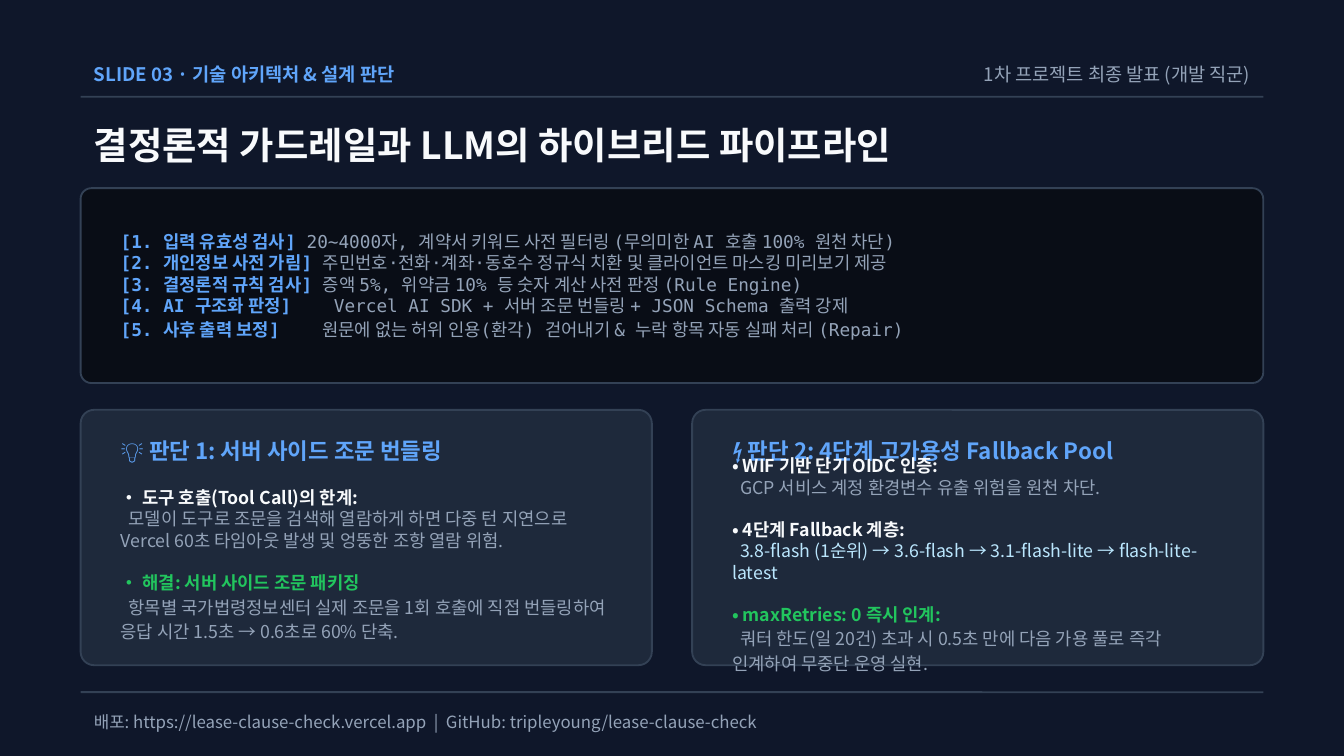
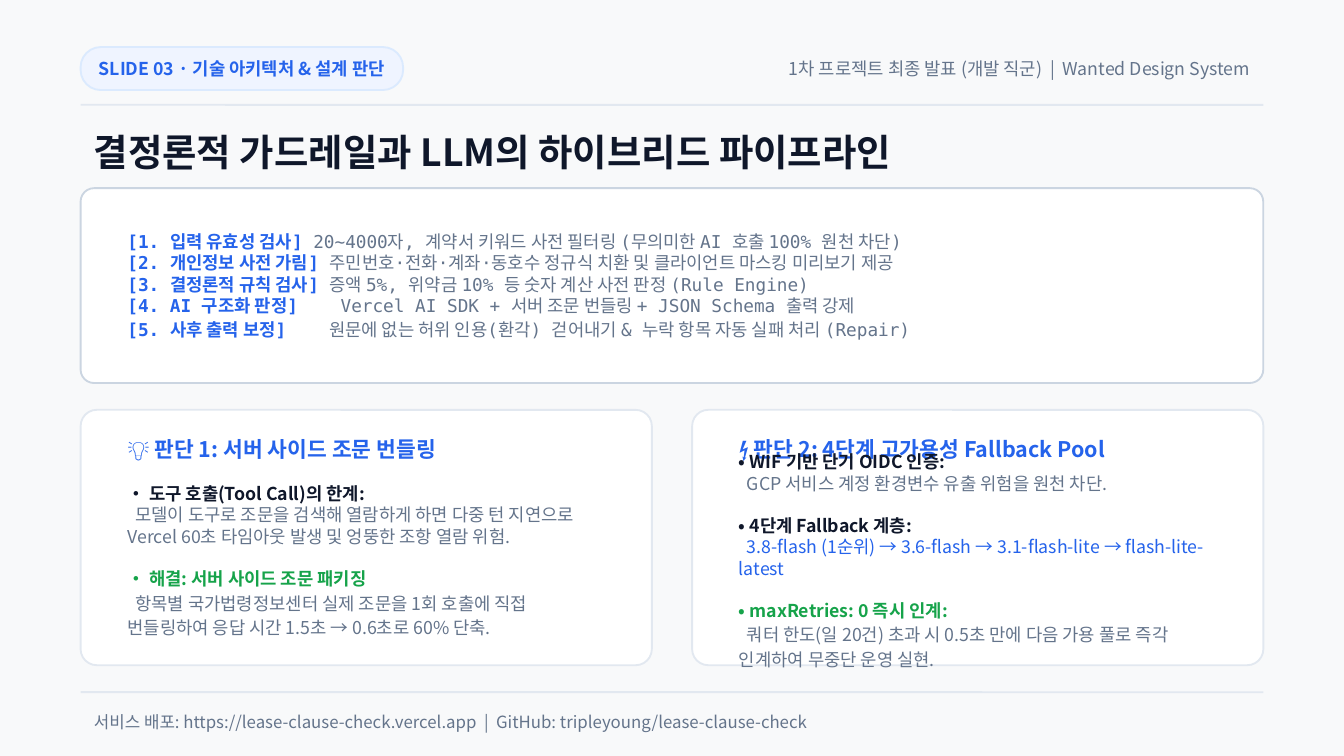
Before and after one commit to tripleyoung/lease-clause-check, a slide deck: slide 3 of submission/01_발표자료_계약서특약점검기.pptx. Drawn at 1344x756 pixels with LibreOffice and Linux fonts; fonts in the diff are those of the drawing. Boxes give left, top, right and bottom in pixels: in the first picture for what was removed or moved away, otherwise in the second. Text is boxed around its words. In the diff, an @@ line names an element or a change of style, - is before the commit and + after.

Commit message:
style(presentation): 원티드 디자인 시스템(Montage UI) 전면 적용 (화이트 캔버스, 인디고 필 배지, 모던 카드 그리드)

```diff
--- a/submission/01_발표자료_계약서특약점검기.pptx
+++ b/submission/01_발표자료_계약서특약점검기.pptx
@@ background #0F172A to #F8F9FA @@
@@ text "SLIDE 03 · 기술 아키텍처 ..." at box(99, 60, 385, 77): size 10 to 9.5 pt, text colour #60A5FA to #2563EB; alignment left to centre @@
@@ rounded rectangle added at box(81, 47, 403, 90), fill #EFF4FF, outline #DBEAFE 1 pt @@
@@ text at box(789, 60, 1250, 80): text changed; size 10 to 9.5 pt; text colour #94A3B8 to #64748B @@
-1차 프로젝트 최종 발표 (개발 직군)
+1차 프로젝트 최종 발표 (개발 직군) | Wanted Design System
@@ line moved from (81, 97) - (1263, 97) to (81, 105) - (1263, 105) @@
@@ line (81, 105) - (1263, 105): stroke #334155 1 pt to #E2E8F0 1 pt @@
@@ text "결정론적 가드레일과 LLM의 하이브리드 파이프라인": place and size @@
-text "결정론적 가드레일과 LLM의 하이브리드 파이프라인" at box(94, 127, 891, 163)
+text "결정론적 가드레일과 LLM의 하이브리드 파이프라인" at box(94, 134, 891, 170)
@@ text "결정론적 가드레일과 LLM의 하이브리드 파이프라인" at box(94, 134, 891, 170): text colour #F8FAFC to #0F172A @@
@@ rounded rectangle at box(81, 188, 1263, 383): fill #090D16 to #FFFFFF; outline #334155 1 pt to #CBD5E1 1 pt; proportions changed @@
@@ text "[1. 입력 유효성 검사] 20~4000자, ..." at box(127, 233, 910, 340): text colour #60A5FA to #2563EB in "[1. 입력 유효성 검사] [2. 개인정보 사전 ..."; text colour #94A3B8 to #64748B in "20~4000자, 계약서 키워드 사전 필터링 (무의미한 AI ..." @@
@@ rounded rectangle at box(81, 410, 652, 665): fill #1E293B to #FFFFFF; outline #334155 1 pt to #E2E8F0 1 pt; proportions changed @@
@@ rounded rectangle at box(692, 410, 1263, 665): fill #1E293B to #FFFFFF; outline #334155 1 pt to #E2E8F0 1 pt; proportions changed @@
@@ text "💡 판단 1: 서버 사이드 ..." at box(155, 439, 436, 459): size 12 to 11.5 pt, text colour #60A5FA to #2563EB @@
@@ text "⚡ 판단 2: 4단계 고가용성 ..." at box(754, 436, 1105, 463): size 12 to 11.5 pt, text colour #60A5FA to #2563EB @@
@@ text "• 도구 호출(Tool Call)의 한계: ..." at box(127, 485, 574, 636): text colour #F8FAFC to #0F172A in "• 도구 호출(Tool Call)의 한계:"; text colour #94A3B8 to #64748B in "모델이 도구로 조문을 검색해 열람하게 하면 다중 ..."; text colour #22C55E to #16A34A in "• 해결: 서버 사이드 조문 패키징" @@
@@ text "• WIF 기반 단기 OIDC ...": place and size @@
-text "• WIF 기반 단기 OIDC ..." at box(732, 454, 1197, 671)
+text "• WIF 기반 단기 OIDC ..." at box(739, 450, 1204, 668)
@@ text "• WIF 기반 단기 OIDC ..." at box(739, 450, 1204, 668): text colour #F8FAFC to #0F172A in "• WIF 기반 단기 OIDC 인증: • ..."; text colour #94A3B8 to #64748B in "GCP 서비스 계정 환경변수 유출 위험을 원천 ..."; text colour #BAE6FD to #2563EB in "3.8-flash (1순위) → 3.6-flash → 3.1-flash-lite → ..."; text colour #22C55E to #16A34A in "• maxRetries: 0 즉시 인계:" @@
@@ line (81, 692) - (1263, 692): stroke #334155 1 pt to #E2E8F0 1 pt @@
@@ text at box(94, 714, 807, 732): text changed; text colour #94A3B8 to #64748B @@
-배포: https://lease-clause-check.vercel.app | GitHub: tripleyoung/lease-clause-check
+서비스 배포: https://lease-clause-check.vercel.app | GitHub: tripleyoung/lease-clause-check
```
Also in this commit, not shown: 5 other slides changed, 6 other files.
